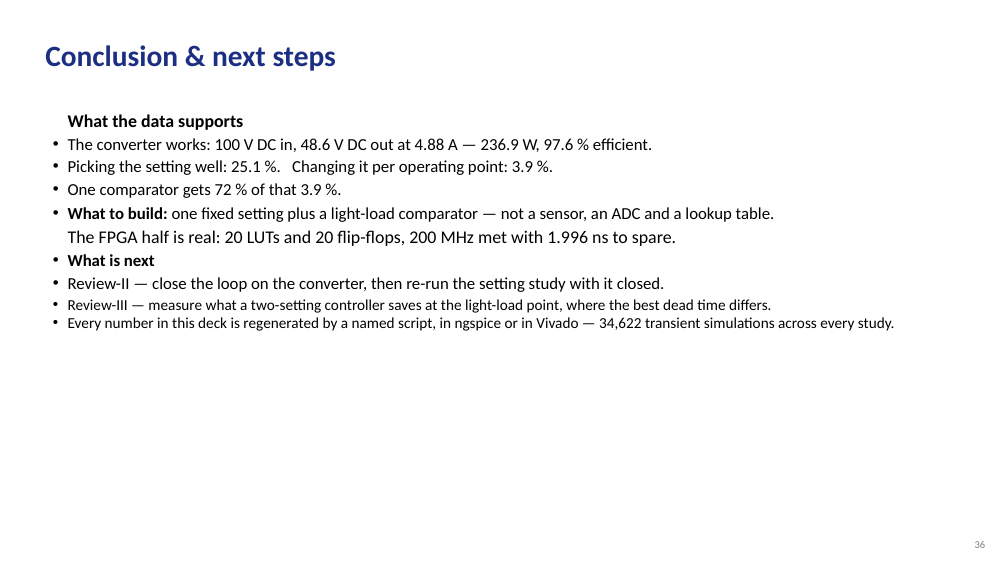
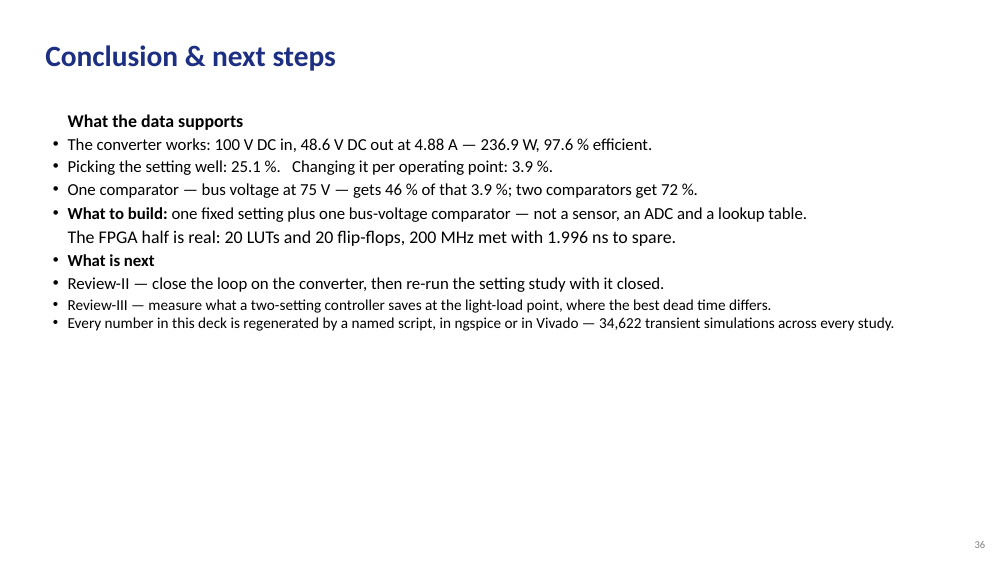
Before and after one commit to Amritha902/gan-driver, a slide deck: slide 36 of review/GaN_Review1_BACKUP.pptx. Drawn at 1008x567 pixels with LibreOffice and Linux fonts; fonts in the diff are those of the drawing. Boxes give left, top, right and bottom in pixels: in the first picture for what was removed or moved away, otherwise in the second. Text is boxed around its words. In the diff, an @@ line names an element or a change of style, - is before the commit and + after.

```diff
--- a/review/GaN_Review1_BACKUP.pptx
+++ b/review/GaN_Review1_BACKUP.pptx
@@ text at (x1=68, y1=183, x2=807, y2=222): text changed @@
-• One comparator gets 72 % of that 3.9 %.
-• What to build: one fixed setting plus a light-load comparator — not a sensor, an ADC and a lookup table.
+• One comparator — bus voltage at 75 V — gets 46 % of that 3.9 %; two comparators get 72 %.
+• What to build: one fixed setting plus one bus-voltage comparator — not a sensor, an ADC and a lookup table.
```
Also in this commit, not shown: 1 other slide changed, 11 other files.
